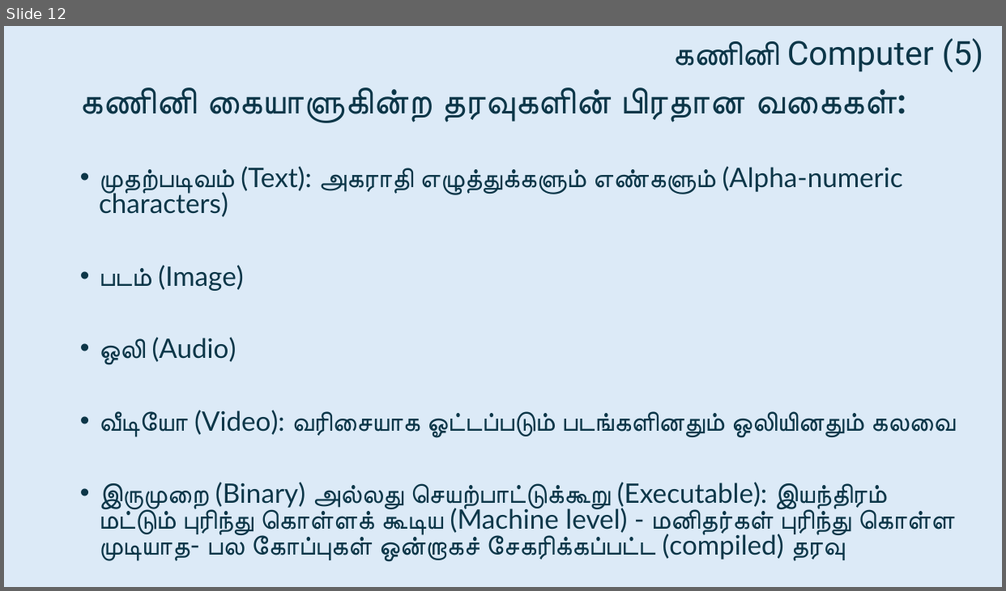
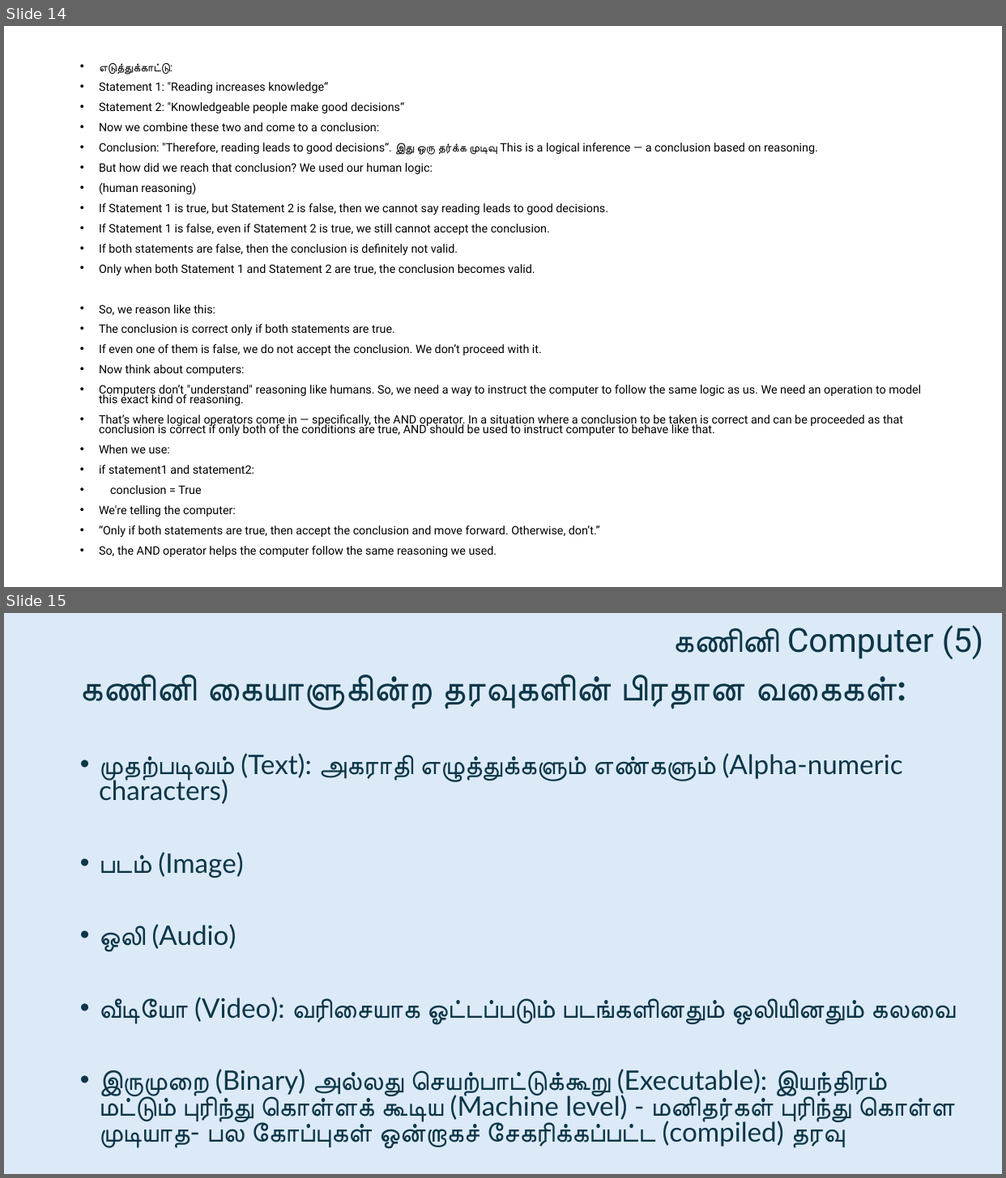
Before and after one commit to JTharsini/ProgrammingForBeginners, a slide deck: 2. கணினி அறிவியல் பொறியியல் - கணினி.pptx. Shown one above the other, each under a label of ours: slide 12 before the commit, slides 14 and 15 after it. The pictures are 1006x591 and 1006x1178 pixels, drawn with LibreOffice and Linux fonts; fonts in the diff are those of the drawing. Boxes give left, top, right and bottom in pixels: in the first picture for what was removed or moved away, otherwise in the second. Text is boxed around its words. In the diff, an @@ line names an element or a change of style, - is before the commit and + after.

```diff
--- a/2. கணினி அறிவியல் பொறியியல் - கணினி.pptx
+++ b/2. கணினி அறிவியல் பொறியியல் - கணினி.pptx
@@ slide 14 added at bbox=[4, 26, 1002, 587], background #FFFFFF @@
@@ text added at bbox=[99, 63, 921, 557], 11.2 pt, text #000000 @@
+• எடுத்துக்காட்டு:
+• Statement 1: "Reading increases knowledge“
+• Statement 2: "Knowledgeable people make good decisions“
+• Now we combine these two and come to a conclusion:
+• Conclusion: "Therefore, reading leads to good decisions“. இது ஒரு தர்க்க முடிவு This is a logical inference — a conclusion based on reasoning.
+• But how did we reach that conclusion? We used our human logic:
+• (human reasoning)
+• If Statement 1 is true, but Statement 2 is false, then we cannot say reading leads to good decisions.
+• If Statement 1 is false, even if Statement 2 is true, we still cannot accept the conclusion.
+• If both statements are false, then the conclusion is definitely not valid.
+• Only when both Statement 1 and Statement 2 are true, the conclusion becomes valid.
+• So, we reason like this:
+• The conclusion is correct only if both statements are true.
+• If even one of them is false, we do not accept the conclusion. We don’t proceed with it.
+• Now think about computers:
+• Computers don’t "understand" reasoning like humans. So, we need a way to instruct the computer to follow the same logic as us. We need an operation to model this exact kind of reasoning.
+• That’s where logical operators come in — specifically, the AND operator. In a situation where a conclusion to be taken is correct and can be proceeded as that conclusion is correct if only both of the conditions are true, AND should be used to instruct computer to behave like that.
+• When we use:
+• if statement1 and statement2:
+• conclusion = True
+• We're telling the computer:
+• “Only if both statements are true, then accept the conclusion and move forward. Otherwise, don’t.”
+• So, the AND operator helps the computer follow the same reasoning we used.
@@ what was slide 12 is now slide 15 @@
```
Also in this commit, not shown: 2 other slides added, 1 other file.
